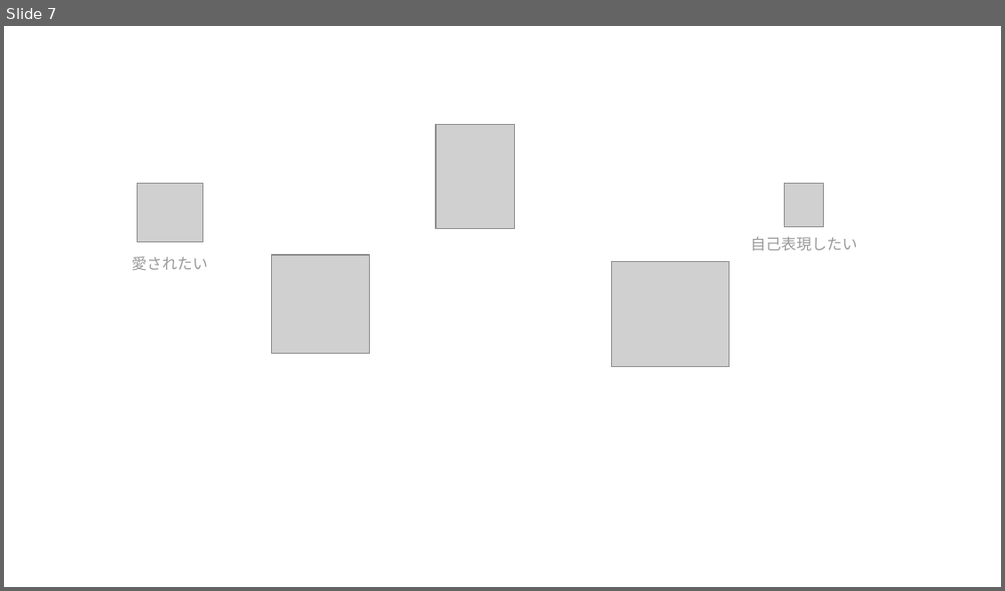
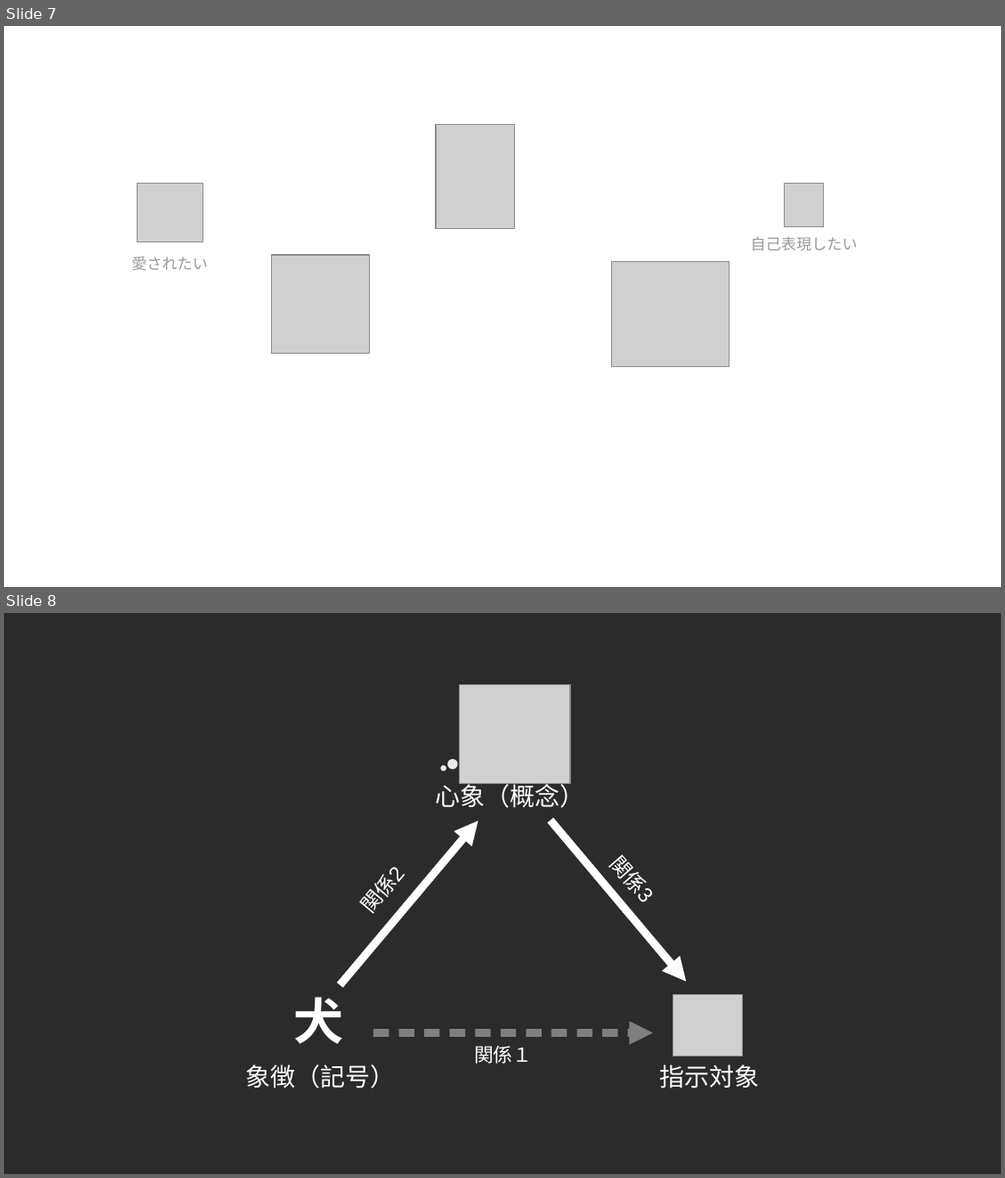
Before and after one commit to shinichi-kato/muno-site-scratch, a slide deck: static/insight.odp. Shown one above the other, each under a label of ours: slide 7 before the commit, slides 7 and 8 after it. The pictures are 1005x591 and 1005x1178 pixels, drawn with LibreOffice and Linux fonts; fonts in the diff are those of the drawing; grey boxes stand for pictures; background and template pictures are left out; a plain dark background stands for a picture behind light text. Boxes give left, top, right and bottom in pixels: in the first picture for what was removed or moved away, otherwise in the second. Text is boxed around its words. In the diff, an @@ line names an element or a change of style, - is before the commit and + after.

```diff
--- a/static/insight.odp
+++ b/static/insight.odp
@@ slide 8 added at <box>4,613,1001,1174</box>, background picture (left out) @@
@@ group added at <box>245,685,760,1088</box>: 7 texts, 3 arrows, 3 ellipses, 2 pictures @@
+犬
+象徴（記号）
+指示対象
+心象（概念）
+関係2
+関係１
+関係3
```
Also in this commit, not shown: 1 other slide added, 6 other files.
